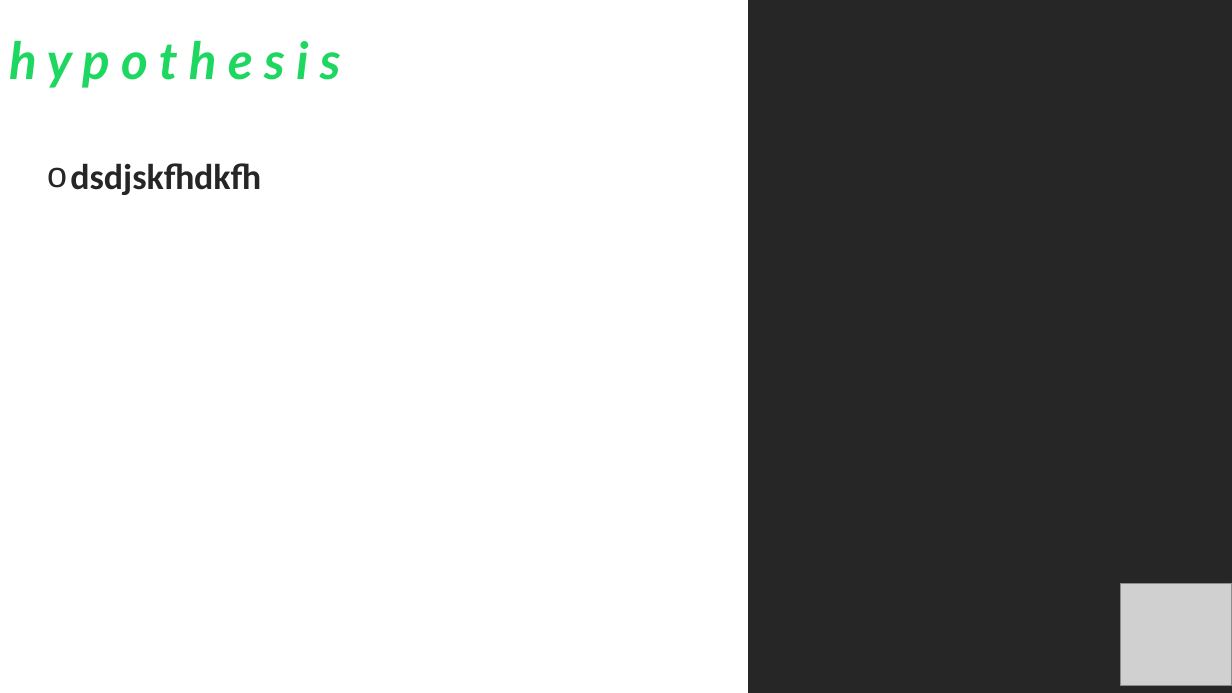
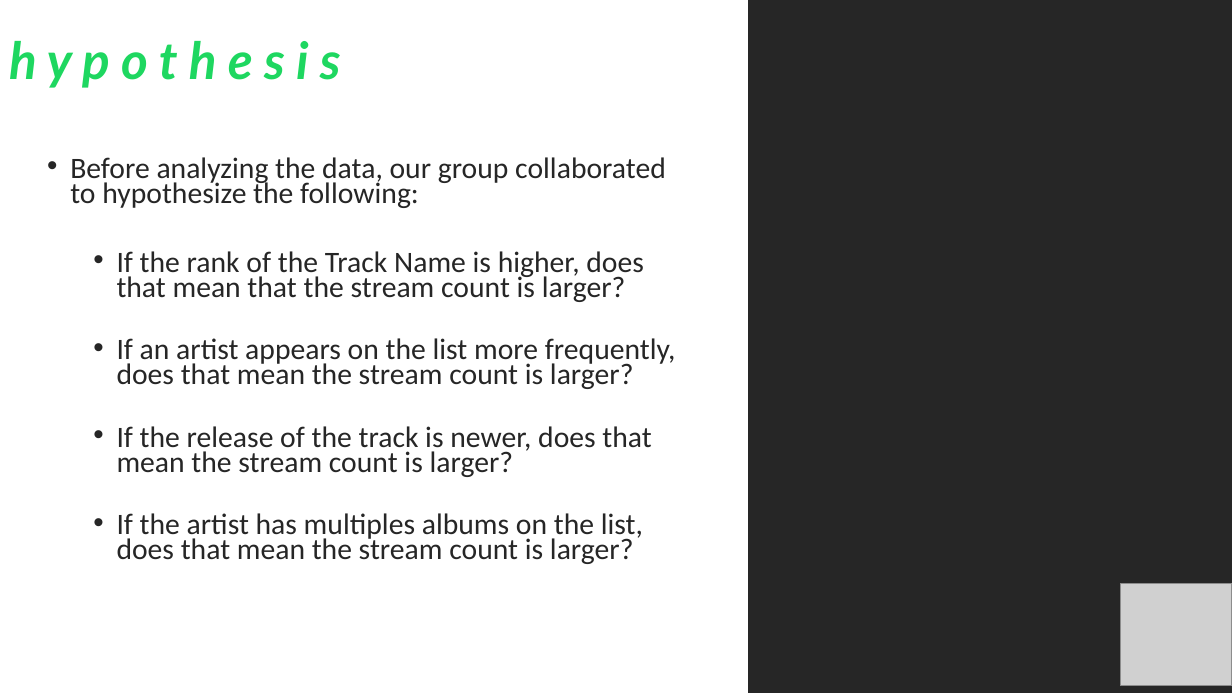
Before and after one commit to iastanehasl/Project-One, a slide deck: slide 4 of Spotipy Presentation 10.27.pptx (slide 2 before the commit). Drawn at 1232x693 pixels with LibreOffice and Linux fonts; fonts in the diff are those of the drawing; grey boxes stand for pictures. Boxes give left, top, right and bottom in pixels: in the first picture for what was removed or moved away, otherwise in the second. Text is boxed around its words. In the diff, an @@ line names an element or a change of style, - is before the commit and + after.

```diff
--- a/Spotipy Presentation 10.27.pptx
+++ b/Spotipy Presentation 10.27.pptx
@@ text at box(70, 157, 676, 564): text changed; size 28 to 23.1 pt; bold off @@
-o dsdjskfhdkfh
+• Before analyzing the data, our group collaborated to hypothesize the following:
+  • If the rank of the Track Name is higher, does that mean that the stream count is larger?
+  • If an artist appears on the list more frequently, does that mean the stream count is larger?
+  • If the release of the track is newer, does that mean the stream count is larger?
+  • If the artist has multiples albums on the list, does that mean the stream count is larger?
```
Also in this commit, not shown: 8 other slides changed, 1 slide added, 1 slide removed.
